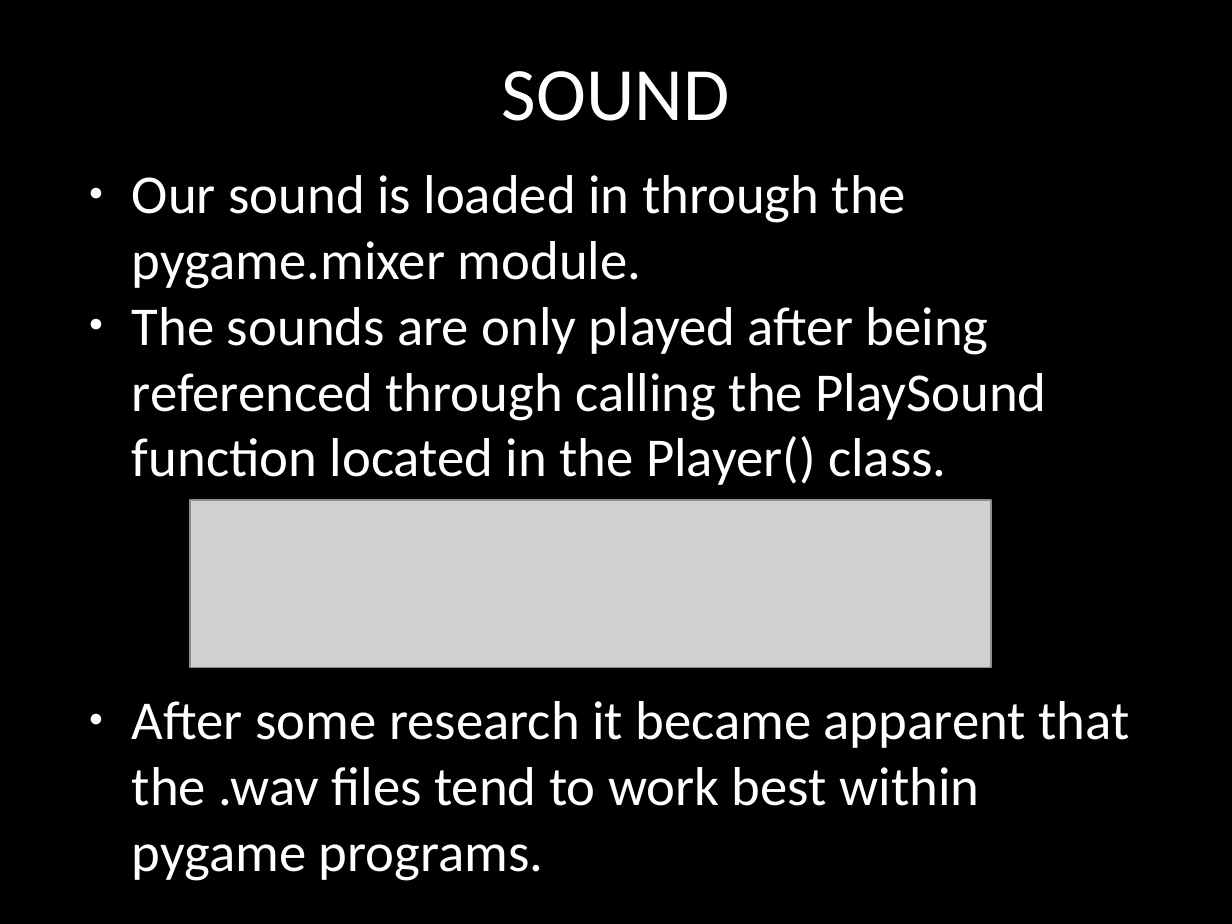
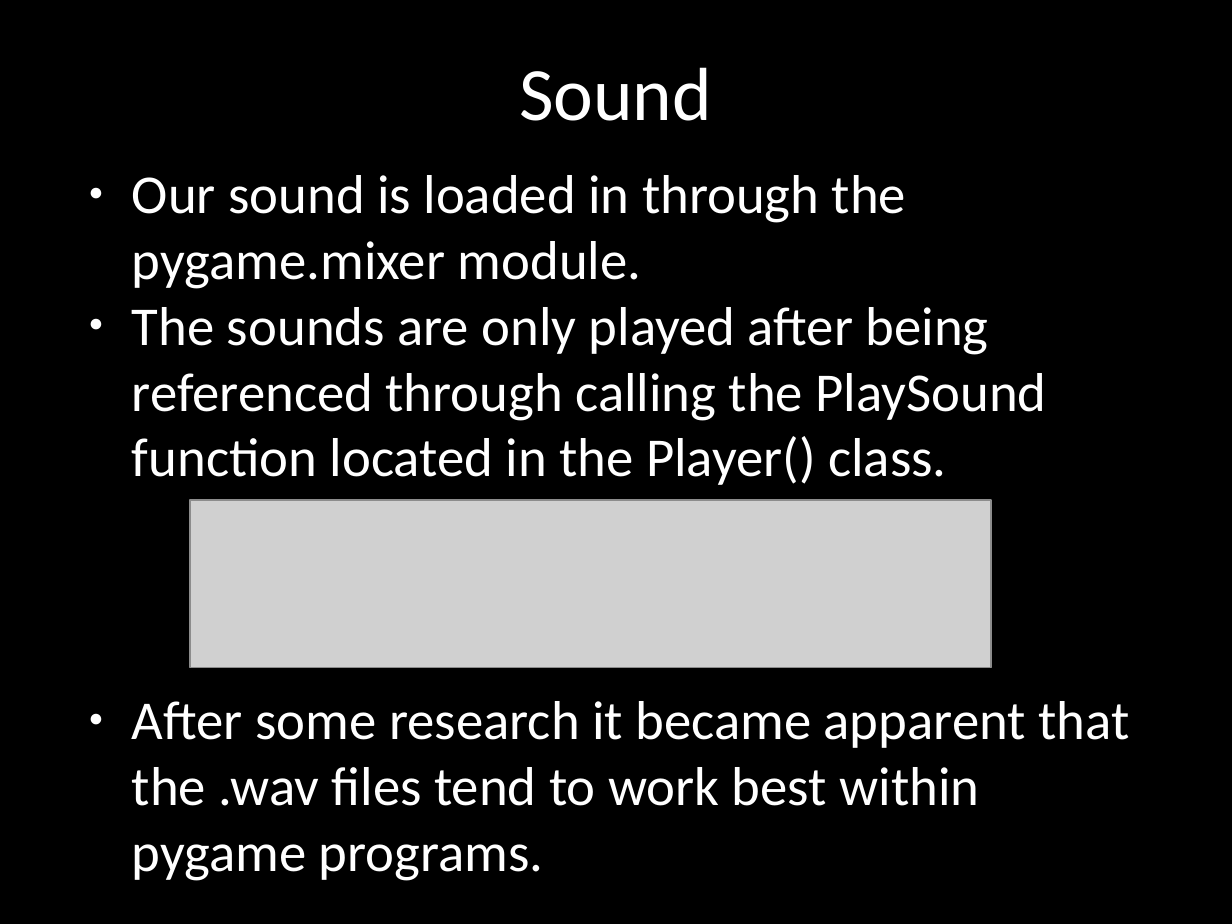
Before and after one commit to terrencepreilly/CPS410, a slide deck: slide 17 of final_presentation/Presentation.pptx (slide 18 before the commit). Drawn at 1232x924 pixels with LibreOffice and Linux fonts; fonts in the diff are those of the drawing; grey boxes stand for pictures; background and template pictures are left out. Boxes give left, top, right and bottom in pixels: in the first picture for what was removed or moved away, otherwise in the second. Text is boxed around its words. In the diff, an @@ line names an element or a change of style, - is before the commit and + after.

```diff
--- a/final_presentation/Presentation.pptx
+++ b/final_presentation/Presentation.pptx
@@ text at <box>519,67,712,121</box>: text changed @@
-SOUND
+Sound
```
Also in this commit, not shown: 3 other slides changed, 3 slides added, 4 slides removed.
